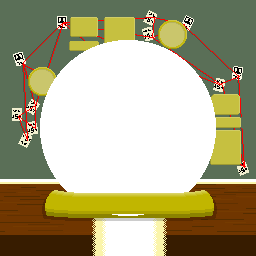
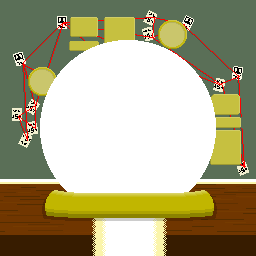
Layered file, before and after one edit (256px x 256px). Changes by layer:
painted on "Layer 2 copy" over (112, 214, 144, 216)
